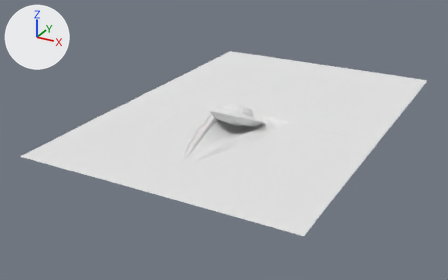
Renders of the Blender file data/plant_models/road_construction_site/spatial_elements/meshes/import/Road_001.blend from each side of a commit.
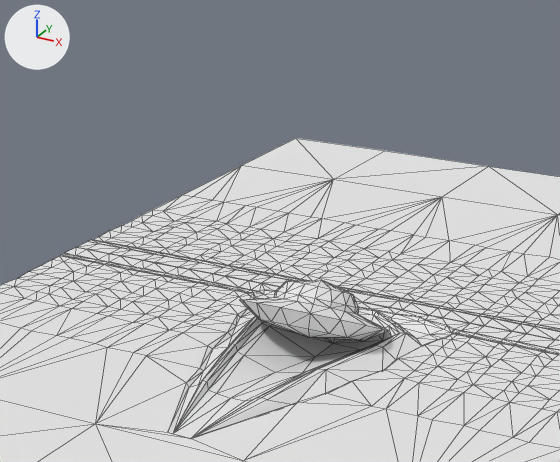
Old and new are each drawn whole from a 50 mm lens placed at (94.1, -194.6, 83.4), pointed at (-7.5, -10.1, -8.9) and again close up on the part from 27% to 73% of the width and 0% to 61% of the height. Arrows for +X, +Y and +Z are at upper left; the lights stay in place. The close-ups show mesh edges as thin lines.

The first close-up shows 'Road'.
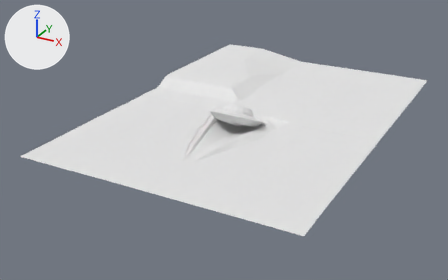
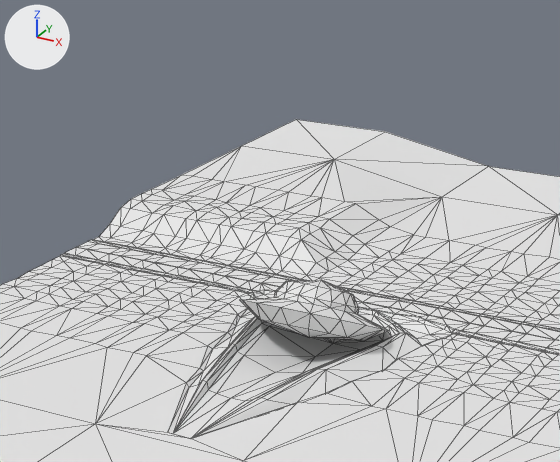
What differs and where, as boxes (x1, y1, x2, y2) in the close-ups (560 x 462 px):
'Road', reshaped: before (0, 138, 560, 462); after (0, 119, 560, 462)
part 1 of me_road, built on: before (99, 138, 488, 278); after (99, 119, 488, 278)

The edits, one by one:
me_road is used by ob_road; location (0.0, 0.0, 0.0).
me_road had 1051 vertices, 1099 faces and spanned x -48.2..48.1, y -70.0..70.1, z -2.1..8.3.
me_road now has 1051 vertices, 1102 faces and spans x -48.2..48.1, y -70.0..70.1, z -2.1..8.3.
Part 1, on me_road:
3 faces are deleted.
50 vertices in x -48.2..-16.0, y 14.9..70.0, z -0.3..0.0 move by (0.0, 0.0, 3.5).
16 vertices in x -48.1..-11.9, y 8.9..18.1, z -0.2..0.0 move by (0.0, 0.0, 1.0).
14 vertices in x -47.9..-16.0, y 11.8..18.1, z -0.1..0.0 move by (0.0, 0.0, 3.0).
4 vertices move from x -12.0..-10.0, y 20.9..30.0, z -0.2..-0.1 to x -12.0..-10.0, y 20.9..30.0, z 0.5..1.4.
6 new faces join them.
